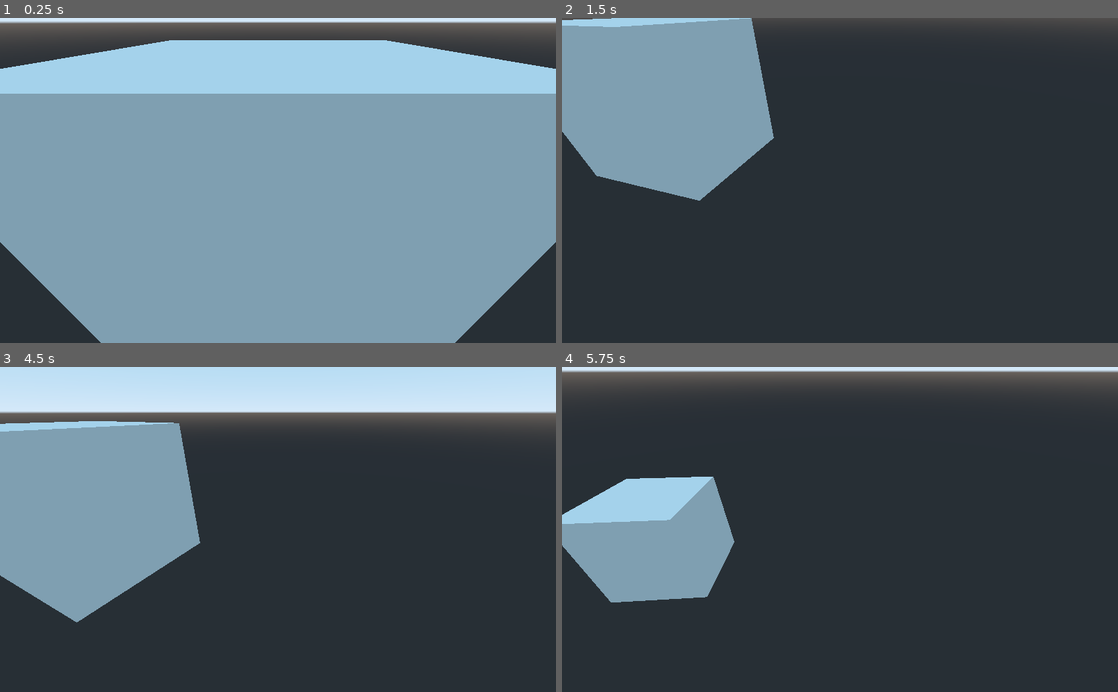
Above: before the commit, frames 1-4 (two rows, left to right).
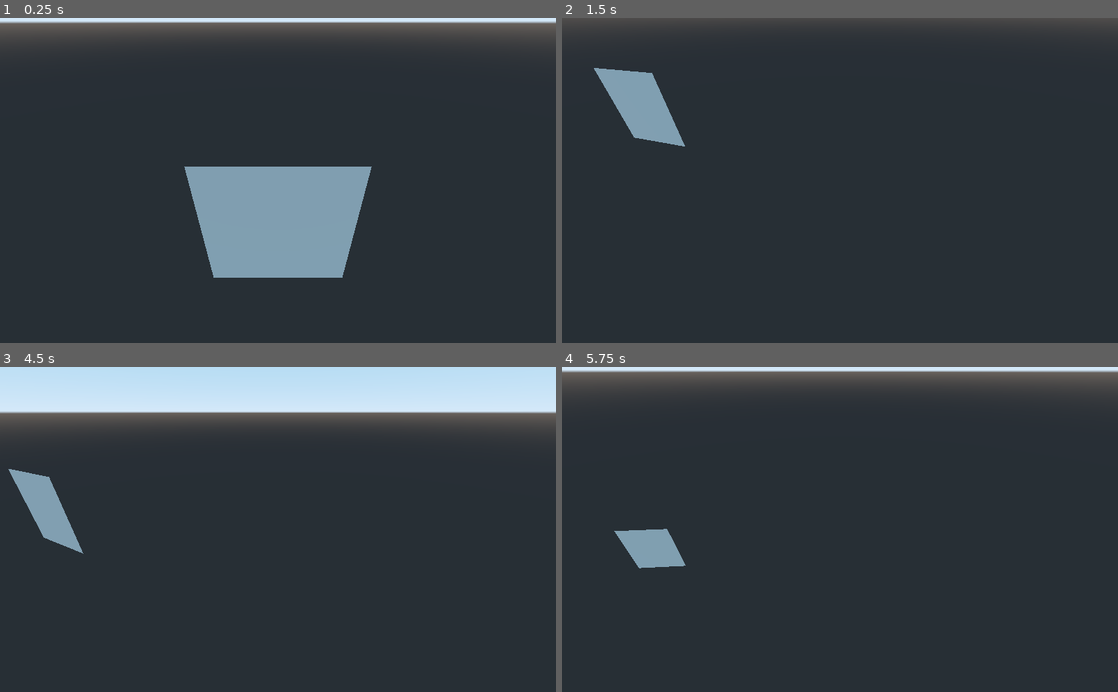
Above: after the commit, the same moments.

Repository: mmbwatt/VoxelWorld
Game: Godot game, scene res://Main.tscn
The game is run twice, just before and just after one commit, with the same random seed, the same clock (stepped at 60 frames per second) and the same inputs.
Inputs (mouse positions are in pixels of both pictures, inside the frame that each line leads up to):
- Up to frame 1 (0.25 s): no input
- Up to frame 2 (1.5 s): tap Enter at 0.5 s; move the mouse to (962, 164) at 0.52 s; hold D (move_right) 0.53-1.28 s; hold Right mouse button (camera_move) 0.53-1.28 s; move the mouse to (728, 196) at 1.27 s; hold S (move_backward) from 1.28 s (still down); tap Shift (move_sprint) at 1.35 s
- Up to frame 3 (4.5 s): tap Space at 2, 3.5 s; move the mouse to (333, 458) at 2.02 s; release S (move_backward) at 2.03 s; hold D (move_right) 2.03-2.78 s; hold Right mouse button (camera_move) 2.03-2.78 s; tap Enter at 2.75, 4.25 s; move the mouse to (250, 594) at 2.77 s; hold W (move_forward) 2.78-3.53 s; tap Shift (move_sprint) at 2.85, 4.35 s; move the mouse to (444, 578) at 3.52 s; hold Right mouse button (camera_move) 3.53-4.28 s; hold A (move_left) from 3.53 s (still down); move the mouse to (111, 480) at 4.27 s
- Up to frame 4 (5.75 s): tap Space at 5 s; move the mouse to (867, 529) at 5.02 s; release A (move_left) at 5.03 s; hold S (move_backward) from 5.03 s (still down); hold Right mouse button (camera_move) from 5.03 s (still down)

The runs differ from the first frame. In frame 1, 75% of the frame differs, in the area x 0-100%, y 6-100%; in frame 2, 16%; in frame 3, 16%; in frame 4, 8.4%.

Commit message:
Working quad mesh generation from script

Diff:
--- a/Main.tscn
+++ b/Main.tscn
@@ -1,9 +1,7 @@
-[gd_scene load_steps=4 format=2]
+[gd_scene load_steps=3 format=2]
 
 [ext_resource path="res://test_mesh_generation.gd" type="Script" id=1]
 [ext_resource path="res://scripts/FreeMoveCamera.gd" type="Script" id=2]
-
-[sub_resource type="CubeMesh" id=1]
 
 [node name="Main" type="Spatial"]
 
@@ -13,7 +11,3 @@
 [node name="Camera" type="Camera" parent="."]
 transform = Transform( 1, 0, 0, 0, 0.82602, 0.563641, 0, -0.563641, 0.82602, 0, 1.13926, 1.56564 )
 script = ExtResource( 2 )
-
-[node name="MeshInstance" type="MeshInstance" parent="."]
-mesh = SubResource( 1 )
-material/0 = null
--- a/test_mesh_generation.gd
+++ b/test_mesh_generation.gd
@@ -32,6 +32,23 @@
 	var p7: Vector3 = Vector3(-0.5,  0.5, -0.5)
 
 	#Still need code for generating quad
+	verts.append(p4)
+	verts.append(p5)
+	verts.append(p1)
+	verts.append(p0)
+
+	normals.append(Vector3.FORWARD)
+	normals.append(Vector3.FORWARD)
+	normals.append(Vector3.FORWARD)
+	normals.append(Vector3.FORWARD)
+
+	uvs.append(uv11)
+	uvs.append(uv01)
+	uvs.append(uv00)
+	uvs.append(uv10)
+
+	#clockwise winding order in Godot
+	indices.append_array(PoolIntArray([3,0,1,3,1,2]))
 
 	arr[Mesh.ARRAY_VERTEX] = verts
 	arr[Mesh.ARRAY_TEX_UV] = uvs
@@ -40,3 +57,7 @@
 
 	var mesh = ArrayMesh.new()
 	mesh.add_surface_from_arrays(Mesh.PRIMITIVE_TRIANGLES, arr)
+
+	mi.mesh = mesh
+
+	add_child(mi)
